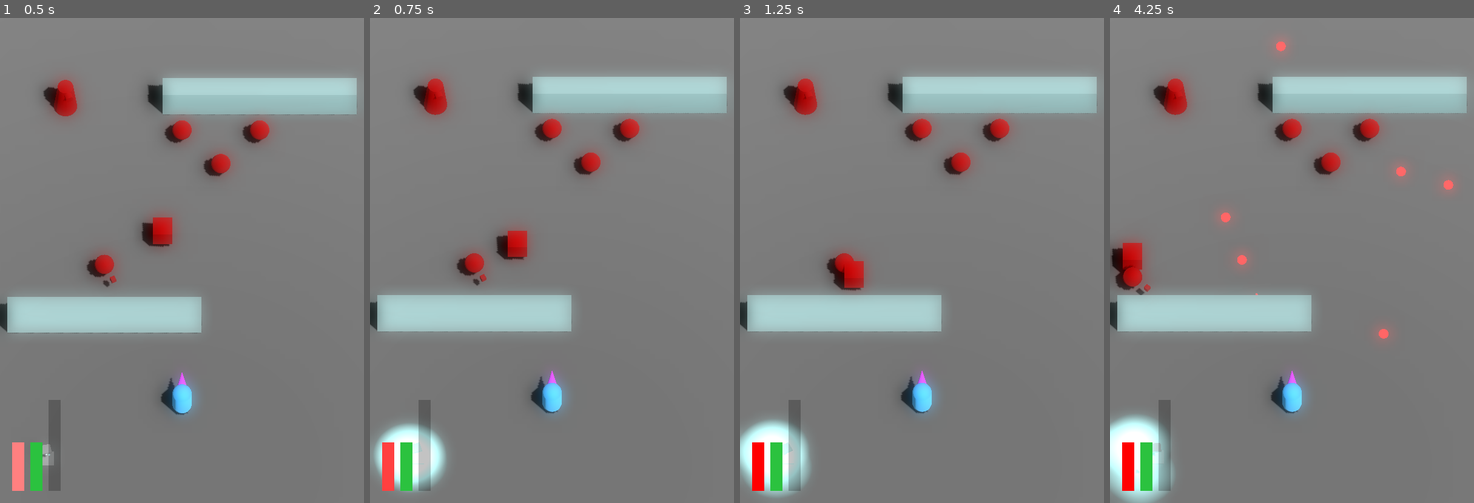
Above: before the commit, frames 1-4 (left to right).
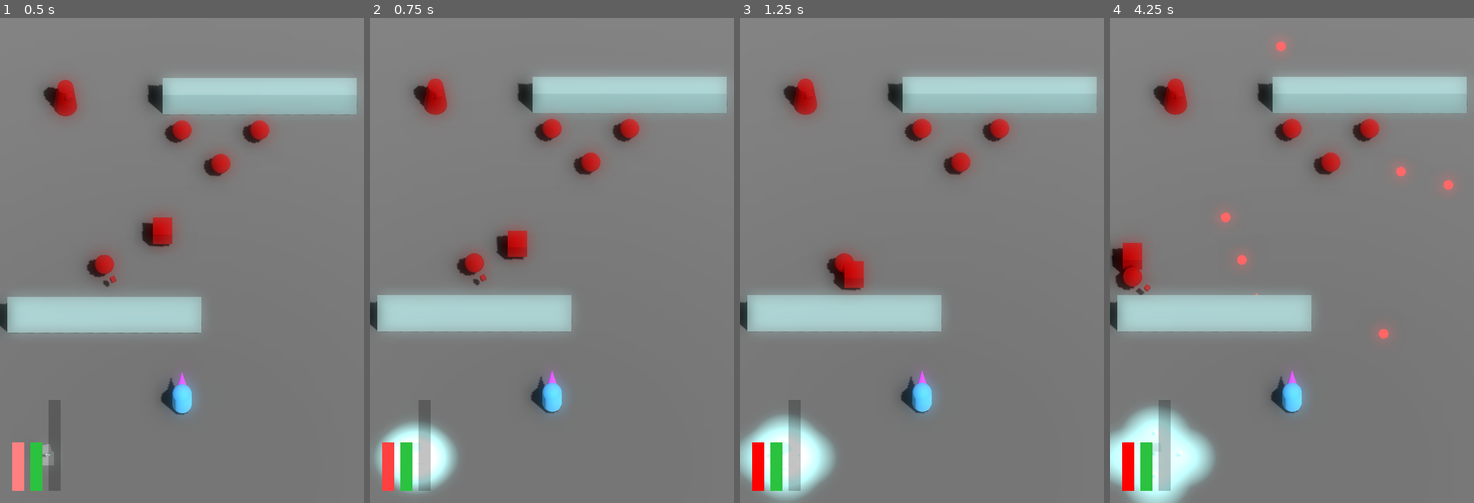
Above: after the commit, the same moments.

Repository: JackEvans24/bullet-absorb
Game: Godot game, scene res://scenes/main.tscn
Two runs of this game, one before a commit and one after it. Both use one fixed random seed, a clock stepped at 60 frames per second and the inputs below.
Inputs:
- Up to frame 1 (0.5 s): no input
- Up to frame 2 (0.75 s): no input
- Up to frame 3 (1.25 s): no input
- Up to frame 4 (4.25 s): no input

Frame 1 is identical in both runs. In frame 2, 1.0% of the frame differs, in the area x 1-25%, y 83-98%; in frame 3, 2.2%; in frame 4, 3.4%, in the area x 0-29%, y 80-100%.

Commit message:
feat: add constant offset angle on power drop

Diff:
--- a/scripts/mechanics/shared/drop_power.gd
+++ b/scripts/mechanics/shared/drop_power.gd
@@ -9,11 +9,14 @@
 	if power_scene == null or power_drop_count <= 0:
 		return
 	for i in range(power_drop_count):
-		drop_single_power()
+		drop_single_power(float(i) / power_drop_count)
 
-func drop_single_power():
+func drop_single_power(offset_angle: float):
 	var power = power_scene.instantiate()
 	get_tree().root.add_child(power)
-	var offset = Vector3.FORWARD.rotated(Vector3.UP, randf_range(0, PI)) * power_drop_offset
+
 	power.global_position = global_position
+
+	print(offset_angle)
+	var offset = Vector3.FORWARD.rotated(Vector3.UP, PI * 2 * offset_angle) * power_drop_offset
 	power.target_position = global_position + offset
